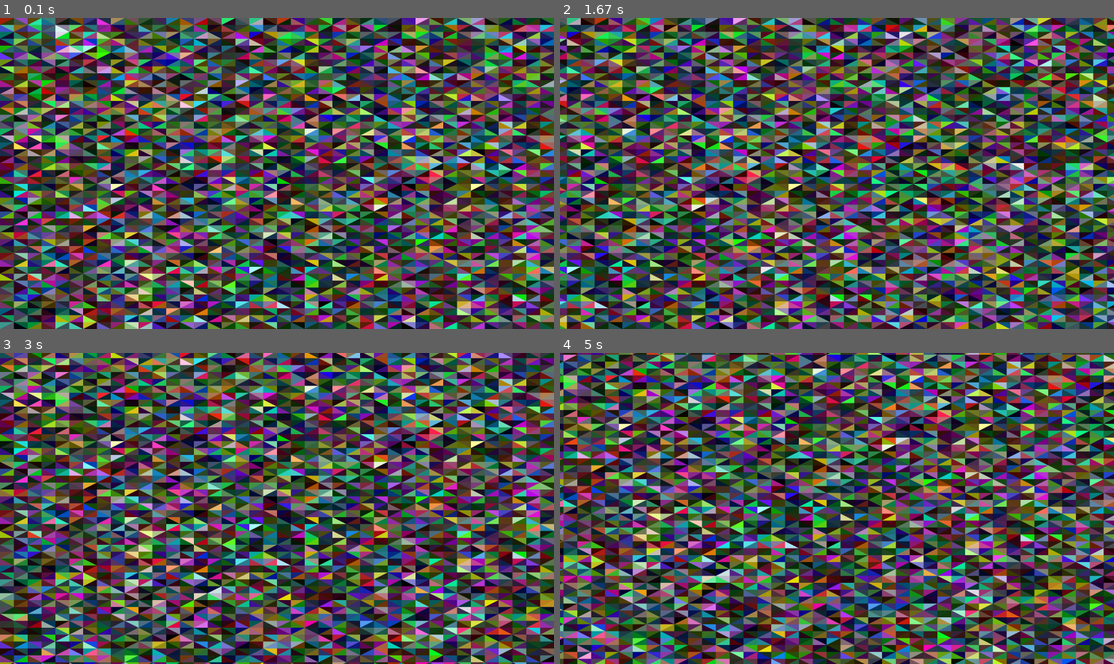
Above: before the commit, frames 1-4 (two rows, left to right).
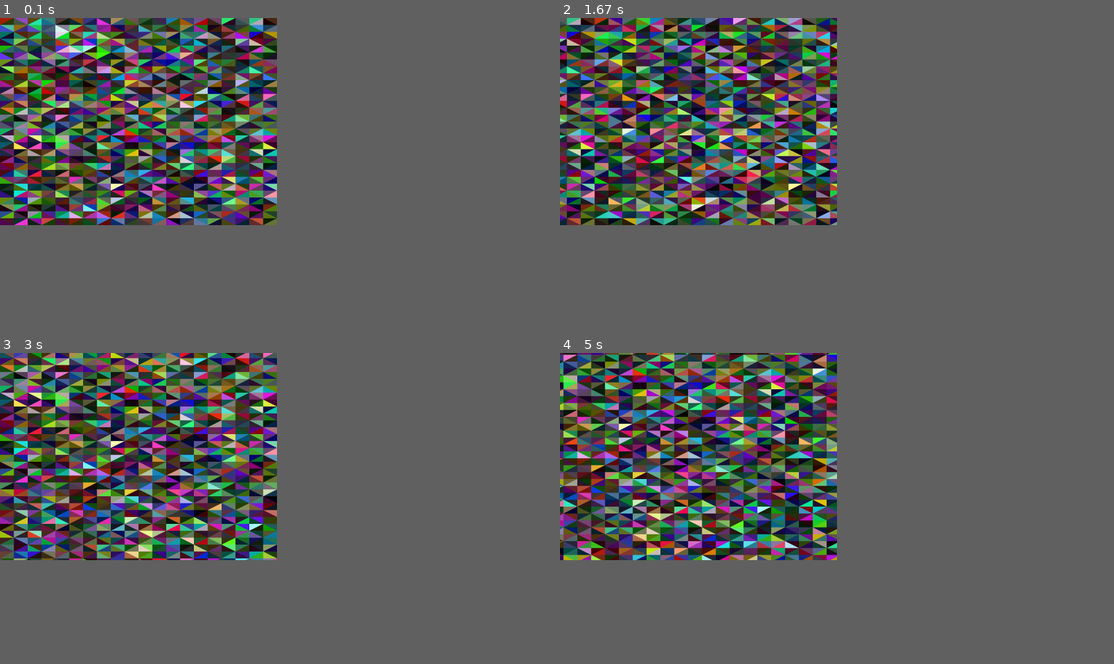
Above: after the commit, the same moments.

Repository: bwindrim/PyGame-OpenGL
Game: pygame game, started from main.py
The game is run twice, just before and just after one commit, with the same random seed, the same clock (stepped at 60 frames per second) and the same inputs.
Inputs:
- Up to frame 1 (0.1 s): no input
- Up to frame 2 (1.67 s): hold Right 0.33-0.8 s; hold Up 0.83-1.13 s; hold Right 1.17-1.63 s
- Up to frame 3 (3 s): hold Left 1.67-2.2 s; hold Down 2.23-2.53 s; hold Left 2.57-2.97 s
- Up to frame 4 (5 s): hold Up 3-3.37 s; hold Right 3.4-4.03 s; hold Down 4.07-4.43 s; hold Left 4.47-4.93 s; hold Right from 4.97 s (still down)
In our replay, the window is 900x506 before the commit and 450x337 after it. These sizes can differ from the game's own. Grey fills any space a smaller window leaves; there, only what the larger window draws over its background counts as a difference.

The runs differ from the first frame. In frame 1, 67% of the frame differs, in the area x 0-100%, y 0-100%; in frame 2, 65%; in frame 3, 67%; in frame 4, 67%.

Commit message:
Changed window size to 640x480.

Diff:
--- a/main.py
+++ b/main.py
@@ -9,7 +9,7 @@
 from OpenGL.GL.shaders import compileProgram, compileShader
 
 
-WINDOW_SIZE = (1280, 720)
+WINDOW_SIZE = (640, 480)
 CELL_SIZE = (32, 16)
 GRID_SIZE = (80, 60)
 PAN_SPEED = 600.0
